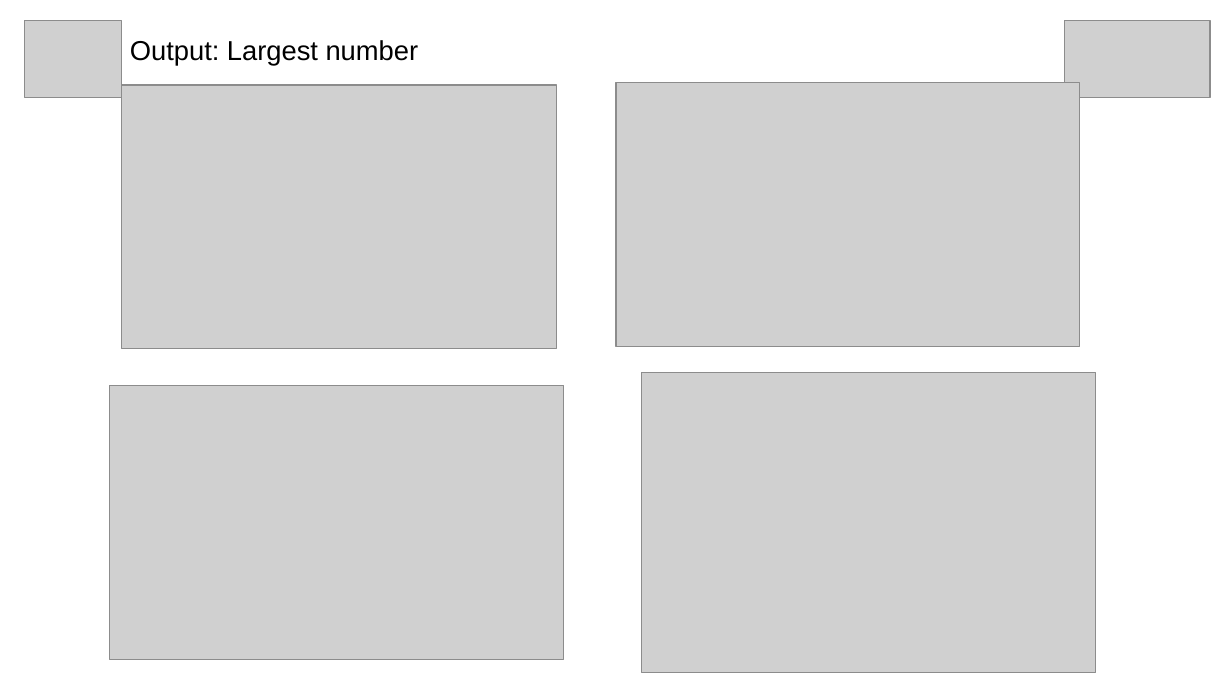
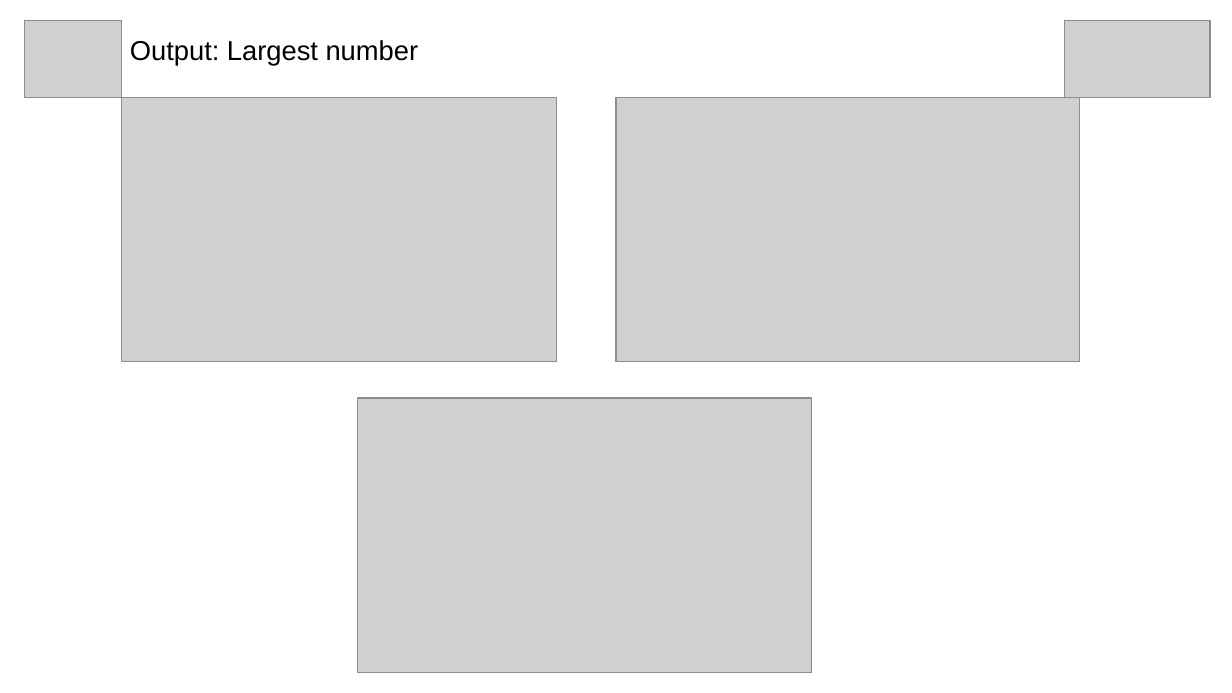
Before and after one commit to grey-hat2003/internship-project, a slide deck: slide 22 of docs/PyPptB2_5.pptx (slide 21 before the commit). Drawn at 1232x693 pixels with LibreOffice and Linux fonts; fonts in the diff are those of the drawing; grey boxes stand for pictures. Boxes give left, top, right and bottom in pixels: in the first picture for what was removed or moved away, otherwise in the second. Text is boxed around its words. In the diff, an @@ line names an element or a change of style, - is before the commit and + after.

```diff
--- a/docs/PyPptB2_5.pptx
+++ b/docs/PyPptB2_5.pptx
@@ picture moved from (x1=122, y1=85, x2=557, y2=349) to (x1=122, y1=97, x2=557, y2=361) @@
@@ picture moved from (x1=616, y1=83, x2=1080, y2=346) to (x1=616, y1=97, x2=1080, y2=361) @@
@@ picture removed at (x1=642, y1=372, x2=1096, y2=673) @@
@@ picture moved from (x1=110, y1=386, x2=564, y2=660) to (x1=357, y1=398, x2=812, y2=673) @@
```
Also in this commit, not shown: 3 other slides changed, 2 slides added, 2 other files.
